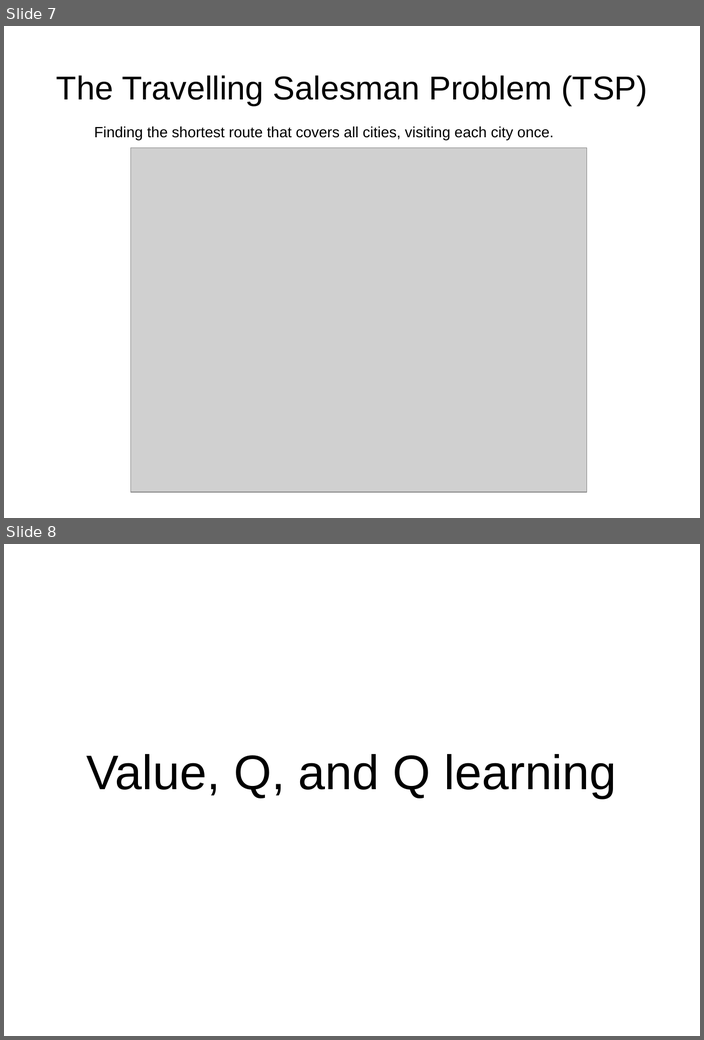
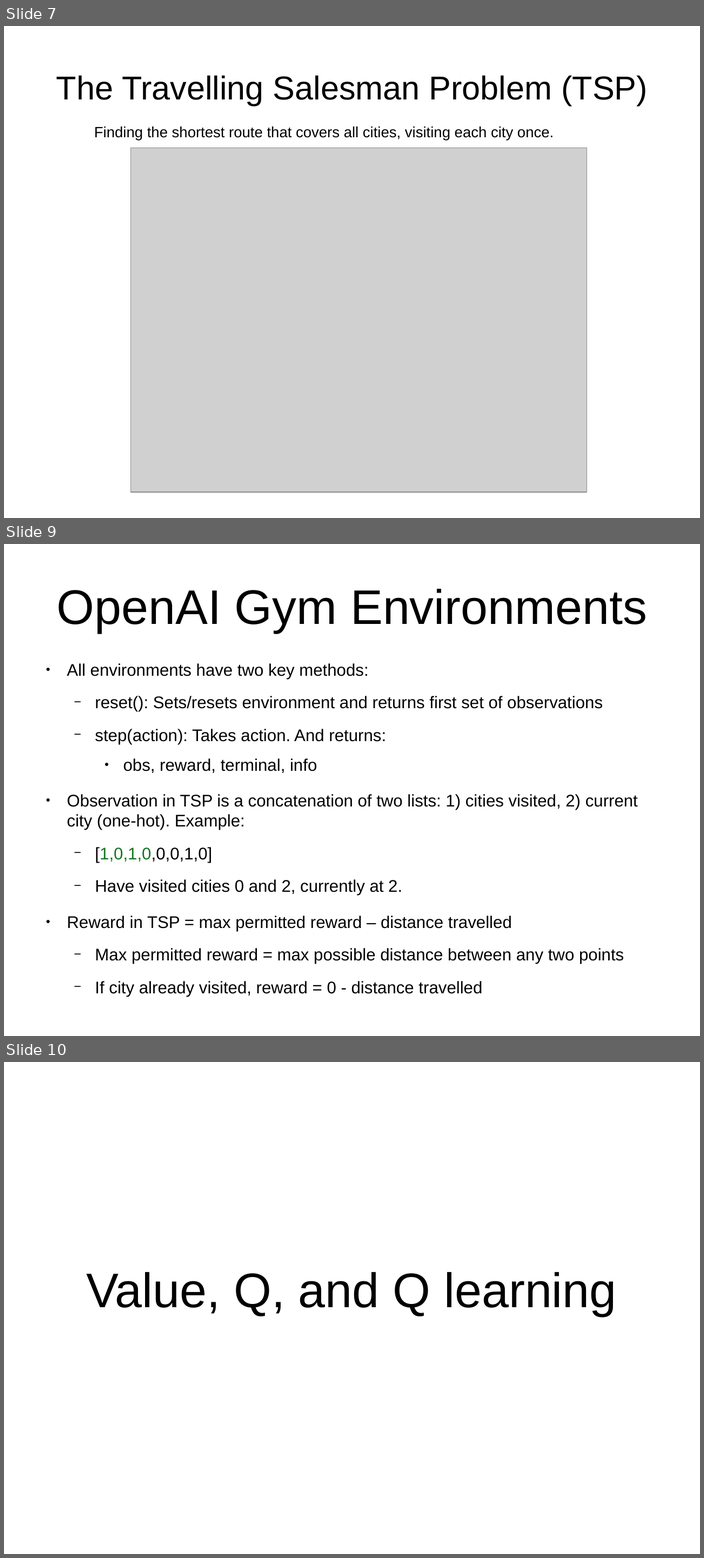
Before and after one commit to MichaelAllen1966/thursday_coding_club_2020, a slide deck: rl.odp. Shown one above the other, each under a label of ours: slides 7 and 8 before the commit, slides 7, 9 and 10 after it; the slides between them are not shown. The pictures are 704x1040 and 704x1558 pixels, drawn with LibreOffice and Linux fonts; fonts in the diff are those of the drawing; grey boxes stand for pictures. Boxes give left, top, right and bottom in pixels: in the first picture for what was removed or moved away, otherwise in the second. Text is boxed around its words. In the diff, an @@ line names an element or a change of style, - is before the commit and + after.

Commit message:
Update RL presentation

```diff
--- a/rl.odp
+++ b/rl.odp
@@ slide 9 added at <box>4,544,700,1036</box>, background #FFFFFF @@
@@ title added at <box>57,589,647,633</box>, 58.7 pt, text #000000 @@
+OpenAI Gym Environments
@@ text added at <box>67,663,637,997</box>, 20.4 pt, text #000000 @@
+● All environments have two key methods:
+  − reset(): Sets/resets environment and returns first set of observations
+  − step(action): Takes action. And returns:
+    ● obs, reward, terminal, info
+● Observation in TSP is a concatenation of two lists: 1) cities visited, 2) current city (one-hot). Example:
+  − [1,0,1,0,0,0,1,0]
+  − Have visited cities 0 and 2, currently at 2.
+● Reward in TSP = max permitted reward – distance travelled
+  − Max permitted reward = max possible distance between any two points
+  − If city already visited, reward = 0 - distance travelled
@@ what was slide 8 is now slide 10 @@
```
Also in this commit, not shown: 1 other slide added, 1 other file.
